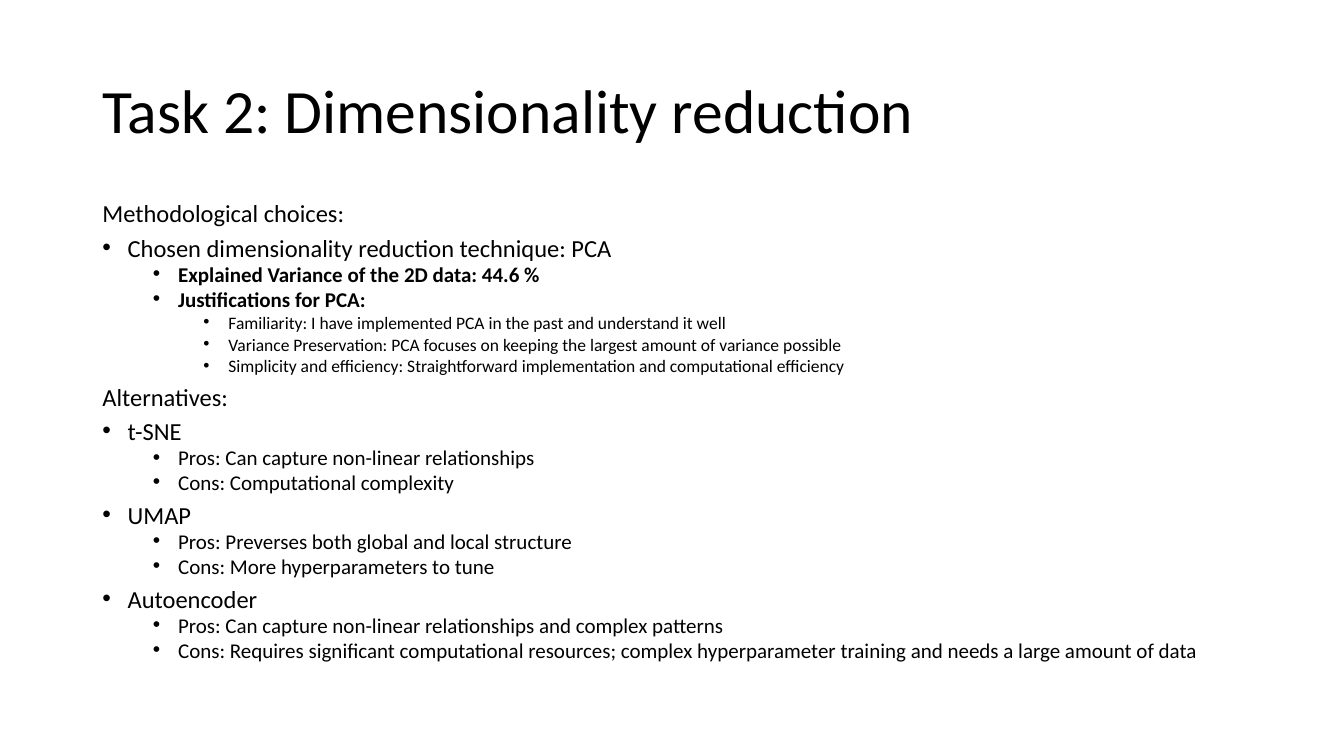
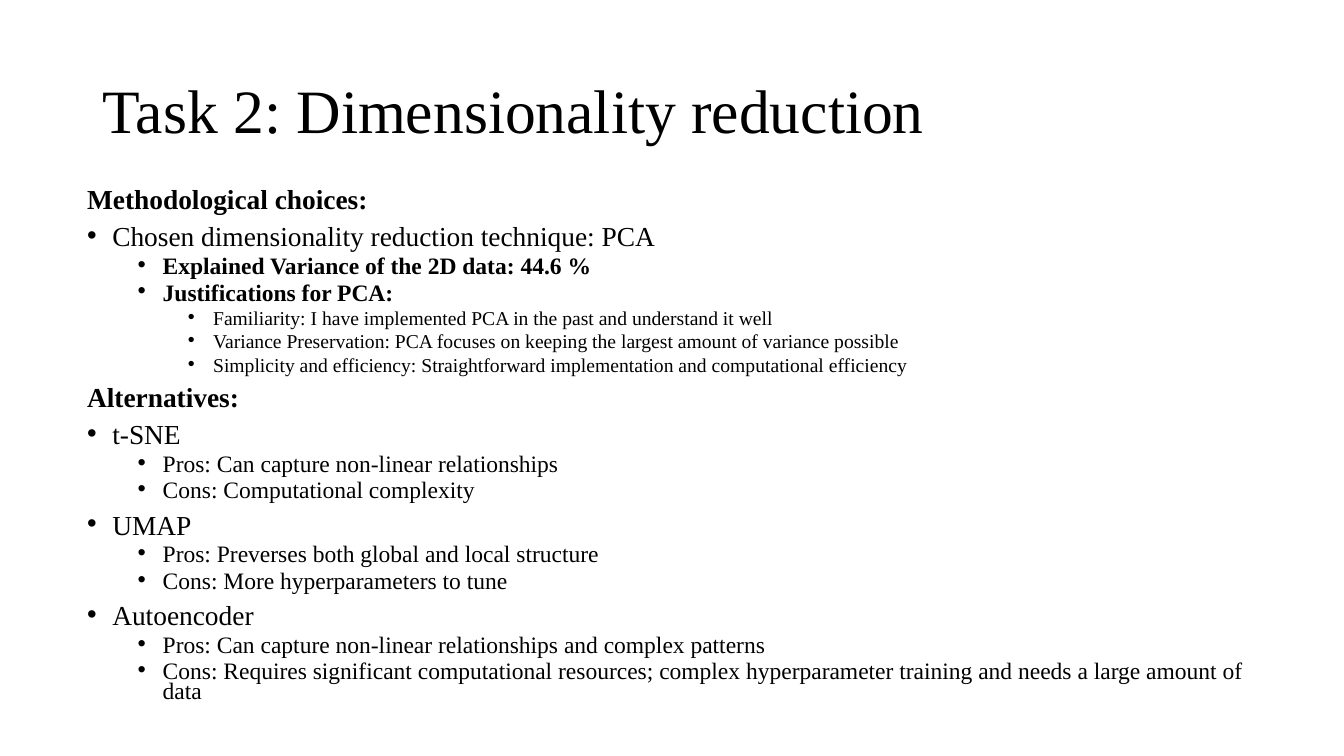
Before and after one commit to MikkoNaerhi/PoliticalPartyPCA-DimensionReduction, a slide deck: slide 5 of Presentation.pptx. Drawn at 1344x756 pixels with LibreOffice and Linux fonts; fonts in the diff are those of the drawing. Boxes give left, top, right and bottom in pixels: in the first picture for what was removed or moved away, otherwise in the second. Text is boxed around its words. In the diff, an @@ line names an element or a change of style, - is before the commit and + after.

```diff
--- a/Presentation.pptx
+++ b/Presentation.pptx
@@ title "Task 2: Dimensionality reduction" at bbox=[102, 90, 923, 144]: font Calibri to Times New Roman @@
@@ text "Methodological choices:": place and size @@
-text "Methodological choices:" at bbox=[102, 205, 1197, 662]
+text "Methodological choices:" at bbox=[87, 190, 1243, 700]
@@ text "Methodological choices:" at bbox=[87, 190, 1243, 700]: size 17.5 to 19.6 pt in "Methodological choices:", "Chosen dimensionality reduction technique: PCA", "Alternatives:", "t-SNE" and 2 more places; font Calibri to Times New Roman; bold on in "Methodological choices:", "Alternatives:"; size 15 to 16.8 pt in "Explained Variance of the 2D data: 44.6 ...", "Justifications for PCA:", "Pros: Can capture non-linear relationships", "Cons: Computational complexity" and 4 more places; size 12.5 to 14 pt in "Familiarity: I have implemented PCA in the ...", "Variance Preservation: PCA focuses on keeping the ...", "Simplicity and efficiency: Straightforward implementation an ..." @@
```
Also in this commit, not shown: 14 other slides changed, 1 slide removed.
